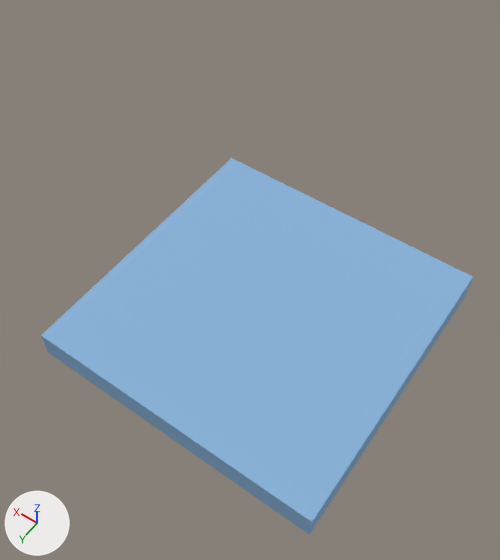
An edit to the glTF model client/content/builtin/terrain/water.glb, drawn before and after from the same camera.
The view is the same before and after, from a 50 mm camera at (-0.727, 1.096, 1.912) aimed at (-0.005, 0.085, 0.323). Every picture has the same lights, and +X, +Y and +Z are marked at lower left. The picture after the commit comes second. Vertices at exactly the same position are counted once.

Objects in the first picture: 'water'.
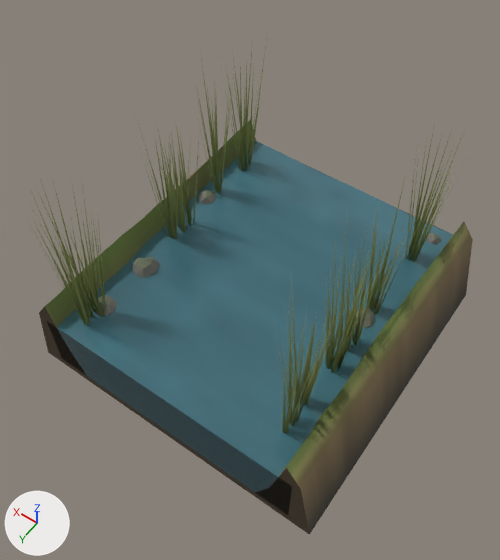
Edits to the bpy script that builds the scene:
```text
Change mat_water:
    where n0 = _N.new('ShaderNodeBsdfPrincipled'); n0.name = 'Principled BSDF'
    remove n0.inputs[0].default_value = (0.25, 0.45, 0.7, 1.0)  # 'Base Color', blue #89b3da
    n0.inputs[2].default_value: 1.0 -> 0.06  # 'Roughness'
    add n2 = _N.new('ShaderNodeMath'); n2.name = 'Math'
    add n2.operation = 'MULTIPLY'
    add n2.inputs[1].default_value = 0.78  # 'Value'
    add n3 = _N.new('ShaderNodeVertexColor'); n3.name = 'Color Attribute'
    add _L.new(n2.outputs[0], n0.inputs[4])  # 'Value' to 'Alpha'
    add _L.new(n3.outputs[0], n0.inputs[0])  # 'Color' to 'Base Color'
    add _L.new(n3.outputs[1], n2.inputs[0])  # 'Alpha' to 'Value'
Add mat_stone:
    mat_stone = bpy.data.materials.new('stone')
    mat_stone.use_nodes = True; mat_stone.node_tree.nodes.clear()
    _N = mat_stone.node_tree.nodes; _L = mat_stone.node_tree.links
    n0 = _N.new('ShaderNodeBsdfPrincipled'); n0.name = 'Principled BSDF'
    n0.inputs[2].default_value = 0.85  # 'Roughness'
    n1 = _N.new('ShaderNodeOutputMaterial'); n1.name = 'Material Output'
    n2 = _N.new('ShaderNodeVertexColor'); n2.name = 'Color Attribute'
    _L.new(n0.outputs[0], n1.inputs[0])  # 'BSDF' to 'Surface'
    _L.new(n2.outputs[0], n0.inputs[0])  # 'Color' to 'Base Color'
Add mat_bank:
    mat_bank = bpy.data.materials.new('bank')
    mat_bank.use_nodes = True; mat_bank.node_tree.nodes.clear()
    _N = mat_bank.node_tree.nodes; _L = mat_bank.node_tree.links
    n0 = _N.new('ShaderNodeBsdfPrincipled'); n0.name = 'Principled BSDF'
    n0.inputs[2].default_value = 0.95  # 'Roughness'
    n1 = _N.new('ShaderNodeOutputMaterial'); n1.name = 'Material Output'
    n2 = _N.new('ShaderNodeVertexColor'); n2.name = 'Color Attribute'
    _L.new(n0.outputs[0], n1.inputs[0])  # 'BSDF' to 'Surface'
    _L.new(n2.outputs[0], n0.inputs[0])  # 'Color' to 'Base Color'
Add mat_reeds:
    mat_reeds = bpy.data.materials.new('reeds')
    mat_reeds.use_nodes = True; mat_reeds.node_tree.nodes.clear()
    _N = mat_reeds.node_tree.nodes; _L = mat_reeds.node_tree.links
    n0 = _N.new('ShaderNodeBsdfPrincipled'); n0.name = 'Principled BSDF'
    n0.inputs[2].default_value = 0.85  # 'Roughness'
    n1 = _N.new('ShaderNodeOutputMaterial'); n1.name = 'Material Output'
    n2 = _N.new('ShaderNodeVertexColor'); n2.name = 'Color Attribute'
    _L.new(n0.outputs[0], n1.inputs[0])  # 'BSDF' to 'Surface'
    _L.new(n2.outputs[0], n0.inputs[0])  # 'Color' to 'Base Color'
Change me_water:
    used by ob_water; location = (0.0, 0.0, 0.0)
    remove me_water.from_pydata(...)  # 8 vertices, 12 faces; spans x -0.5..0.5, y -0.5..0.5, z 0.0..0.1
    remove me_water.materials.append(mat_water)  # blue #89b3da
    add me_water.from_pydata(...)  # 2437 vertices, 3596 faces; spans x -0.5..0.5, y -0.5..0.5, z 0.0..0.76
    me_water part 1: 4 vertices removed from x -0.5..0.5, y -0.5..0.5, z 0.1; 2433 vertices added at x -0.5..0.5, y -0.5..0.5, z 0.0..0.76
    add me_water.materials.append(mat_bank)
    add me_water.materials.append(mat_reeds)
    add me_water.materials.append(mat_stone)
Add me_water_translucent:
    me_water_translucent.from_pydata(...)  # 593 vertices, 1028 faces; spans x -0.43..0.43, y -0.5..0.5, z 0.03..0.243
    me_water_translucent.materials.append(mat_water)
Add ob_water_translucent:
    ob_water_translucent = bpy.data.objects.new('water-translucent', me_water_translucent)
    ob_water_translucent.location = (0.0, 0.0, 0.0)
```

Pixel boxes (x1, y1, x2, y2) of what changed, in the pictures (500 x 560 px):
'water', recoloured, reshaped (32% taller)
    before: (41, 158, 473, 535)
    after: (25, 38, 473, 535)
'water-translucent', added
    after: (47, 141, 453, 515)
